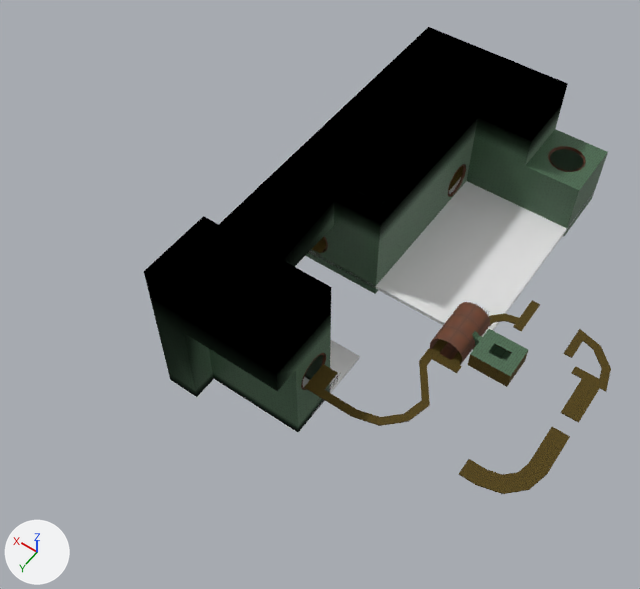
Before and after pictures for a commit that changed the Blender file Assets/World/Level2/raw/Level2.blend.
One viewpoint serves both versions: a 50 mm lens placed at (-27.9, 105.6, 151.5), pointed at (40.5, 9.9, 1.1). Every picture has the same lights, and +X, +Y and +Z are marked at lower left.

Script lines for the objects in view, before the commit:
```python
ob_level2_part2 = bpy.data.objects.new('Level2_Part2', me_plane_007)
ob_level2_part2.location = (0.0, 12.0, 0.0)
ob_level2_part3 = bpy.data.objects.new('Level2_Part3', me_plane_005)
ob_level2_part3.location = (0.0, 0.0, 0.0)
ob_sewage_part1 = bpy.data.objects.new('Sewage_Part1', me_plane_002)
ob_sewage_part1.location = (32.0, 12.0, -20.0)
ob_sewer_grate_low_002 = bpy.data.objects.new('Sewer_Grate_Low.002', me_plane_009)
ob_sewer_grate_low_002.location = (50.0, -4.0, -6.0)
ob_sewer_grate_low_002.rotation_euler = (0.0, 0.0, -1.571)  # degrees (0, 0, -90)
# also in view: 'Pipe_Planking_2.004' at (-11.0, 16.0, -5.7); 'Pipe_Planking_2.003' at (-16.0, -3.0, -5.7); 'Sewage_Part2' at (34.0, -35.0, -9.5); 'Pipe_Planking_2.001' at (-13.7, -13.7, -5.7); 'Level2_Part1' at (4.0, -2.0, 2.0)
```
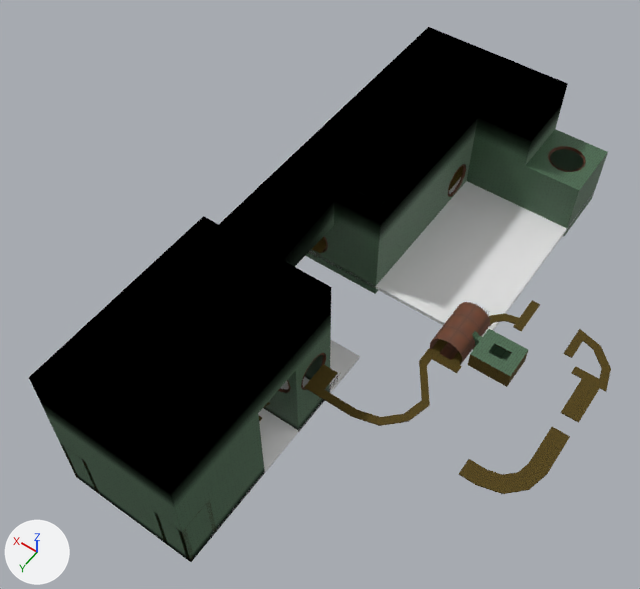
Boxes (x1, y1, x2, y2) around the edits, measured in the pictures (640 x 589 px):
'Level2_Part2', reshaped (61% wider, 59% taller): before (144, 213, 331, 432); after (29, 213, 331, 562)
'Sewage_Part1', mesh rescaled: before (302, 340, 359, 415); after (211, 340, 359, 537)
'P4_Planking_1', added: after (155, 501, 217, 561)
'P4_Planking_2', added: after (62, 445, 99, 494)
'Sewer_Grate_Low.002', turned: before (307, 250, 321, 258); after (317, 375, 339, 401)
'Pipe_Planking_P4', added: after (259, 402, 270, 422)
part 2 of me_plane_007, built on: before (144, 272, 298, 432); after (29, 272, 298, 562)

The change, as a list of edits to the scene's bpy script:
```text
Add mat_uv_sewerplanks:
    mat_uv_sewerplanks = bpy.data.materials.new('Uv_SewerPlanks')
    # colours: yellow #90762a
    # uses the picture img_tx_hard_planks_200_png
Change me_plane_002:
    where me_plane_002.from_pydata(...)  # 8 vertices, 6 faces; spans x 0.0..32.0, y -6.0..13.0, z -1.0..0.0
    used by ob_sewage_part1; location = (32.0, 12.0, -20.0)
    me_plane_002 part 1: the whole mesh is scaled about its middle by (1, 2.84, 1), then moved by (0.0, 17.5, 0.0)
Change me_plane_007:
    used by ob_level2_part2; location = (0.0, 12.0, 0.0)
    remove me_plane_007.from_pydata(...)  # 199 vertices, 210 faces; spans x 32.0..64.0, y 2.0..24.0, z -21.0..18.0
    add me_plane_007.from_pydata(...)  # 554 vertices, 606 faces; spans x 32.0..64.0, y 2.0..54.0, z -21.0..18.0
    me_plane_007 part 2: 2 vertices moved from x 56.0, y 18.0..24.0, z -21.0 to x 52.0, y 18.0..24.0, z -21.0; 7 vertices removed from x 56.0, y 18.0..24.0, z -18.0..10.0; 362 vertices added at x 32.0..64.0, y 17.5..54.0, z -21.0..18.0
Add me_plane_019:
    me_plane_019.from_pydata(...)  # 39 vertices, 22 faces; spans x 0.0..6.95, y -8.0..0.0, z -14.97..0.0
    me_plane_019.polygons.foreach_set('use_smooth', [True] * 22)
    me_plane_019.materials.append(mat_sewerplanks)
Add me_plane_017:
    me_plane_017.from_pydata(...)  # 20 vertices, 18 faces; spans x -8.25..0.5, y 0.44..7.38, z -2.78..0.47
    me_plane_017.polygons.foreach_set('use_smooth', [True] * 18)
    me_plane_017.materials.append(mat_uv_sewerplanks)
Change ob_sewer_grate_low_002:
    ob_sewer_grate_low_002.rotation_euler: (0.0, 0.0, -1.571) -> (0.0, 0.0, 0.0)  # degrees (0, 0, -90) -> degrees (0, 0, 0)
Add ob_p4_planking_2:
    ob_p4_planking_2 = bpy.data.objects.new('P4_Planking_2', me_plane_019)
    ob_p4_planking_2.location = (57.0, 66.0, -6.0)
Add ob_pipe_planking_p4:
    ob_pipe_planking_p4 = bpy.data.objects.new('Pipe_Planking_P4', me_plane_017)
    ob_pipe_planking_p4.location = (41.9, 41.5, -6.0)
    ob_pipe_planking_p4.rotation_euler = (0.0, 0.0, 1.571)  # degrees (0, 0, 90)
Add ob_p4_planking_1:
    ob_p4_planking_1 = bpy.data.objects.new('P4_Planking_1', me_plane_019.copy())
    ob_p4_planking_1.location = (32.0, 66.0, -6.0)
```
